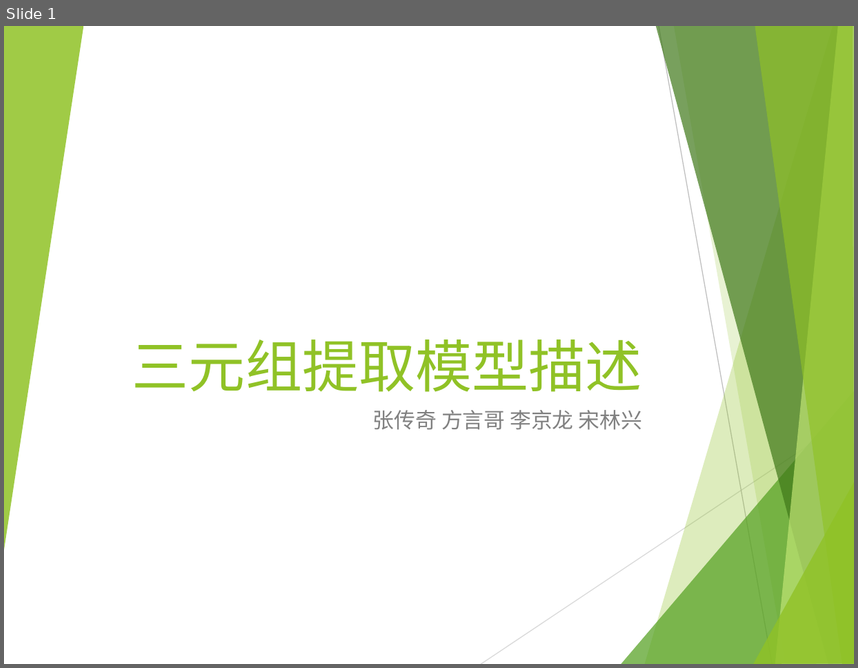
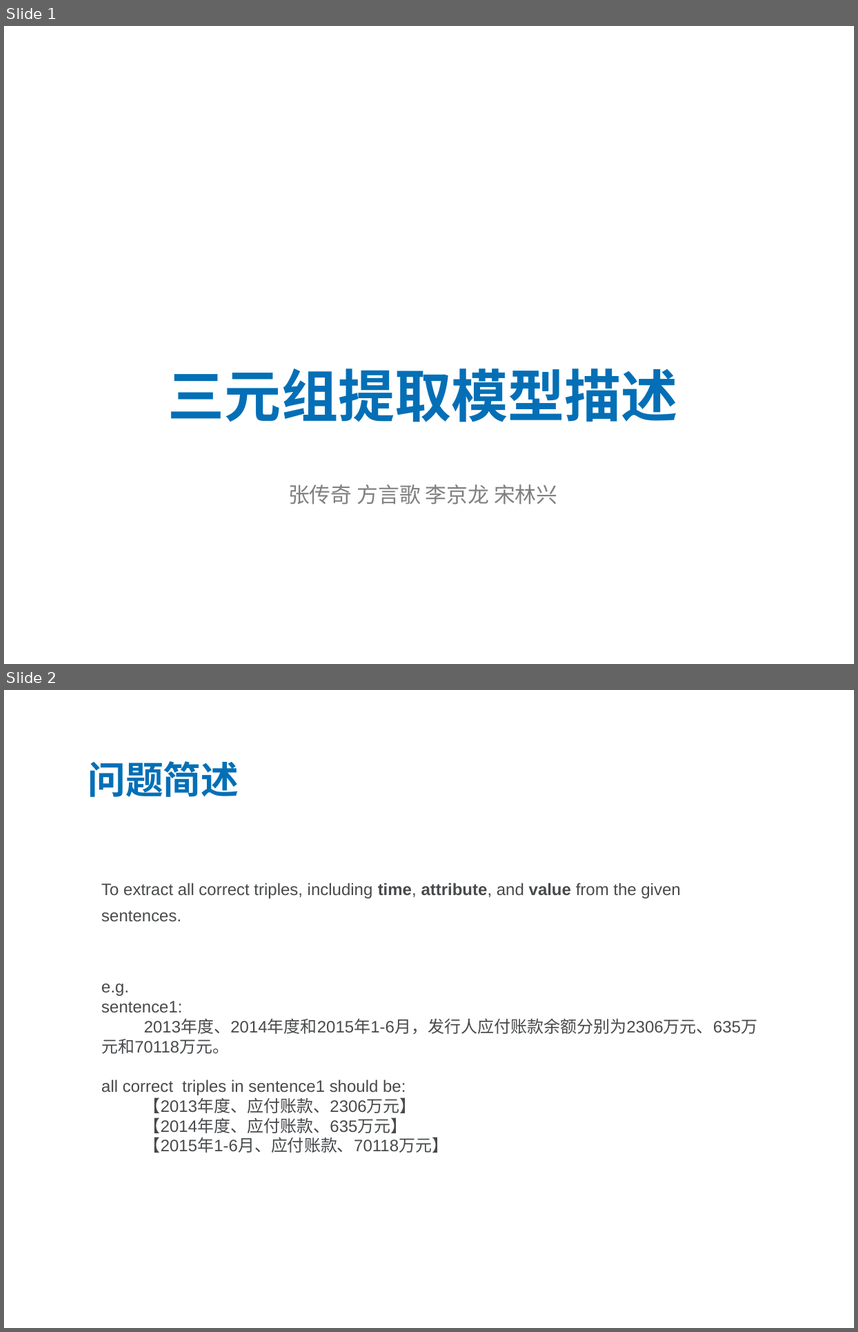
Before and after one commit to BigWhiteDog/AI-assignment, a slide deck: 模型描述.pptx. Shown one above the other, each under a label of ours: slide 1 before the commit, slides 1 and 2 after it. The pictures are 858x668 and 858x1332 pixels, drawn with LibreOffice and Linux fonts; fonts in the diff are those of the drawing; background and template pictures are left out. Boxes give left, top, right and bottom in pixels: in the first picture for what was removed or moved away, otherwise in the second. Text is boxed around its words. In the diff, an @@ line names an element or a change of style, - is before the commit and + after.

```diff
--- a/模型描述.pptx
+++ b/模型描述.pptx
@@ slide 2 added at (4,690,854,1328), background #FFFFFF @@
@@ rectangle added at (4,690,854,996), fill #FFFFFF at 74% opacity @@
@@ title added at (87,761,239,797), 32 pt, text #046FB6, bold @@
+问题简述
@@ text added at (101,883,757,1152), 14 pt, text #47494B @@
+To extract all correct triples, including time, attribute, and value from the given sentences.
+e.g.
+sentence1:
+2013年度、2014年度和2015年1-6月，发行人应付账款余额分别为2306万元、635万元和70118万元。
+all correct triples in sentence1 should be:
+【2013年度、应付账款、2306万元】
+【2014年度、应付账款、635万元】
+【2015年1-6月、应付账款、70118万元】
@@ slide 1 changed as well @@
@@ group removed at (4,26,854,664): 8 freeform shapes, 2 lines @@
@@ title "三元组提取模型描述": place and size @@
-title "三元组提取模型描述" at (132,339,642,392)
+title "三元组提取模型描述" at (168,368,678,422)
@@ title "三元组提取模型描述" at (168,368,678,422): font Lato to Montserrat, text colour #90C226 to gradient #22B1DE to #046FB6 to #41B1FB, bold on; alignment right to centre; line spacing 1 to 0.9 @@
@@ subtitle at (288,484,557,504): text changed; font Lato to Arial @@
-张传奇 方言哥 李京龙 宋林兴
+张传奇 方言歌 李京龙 宋林兴
```
Also in this commit, not shown: 3 other slides changed, 2 other slides added, 8 other files.
